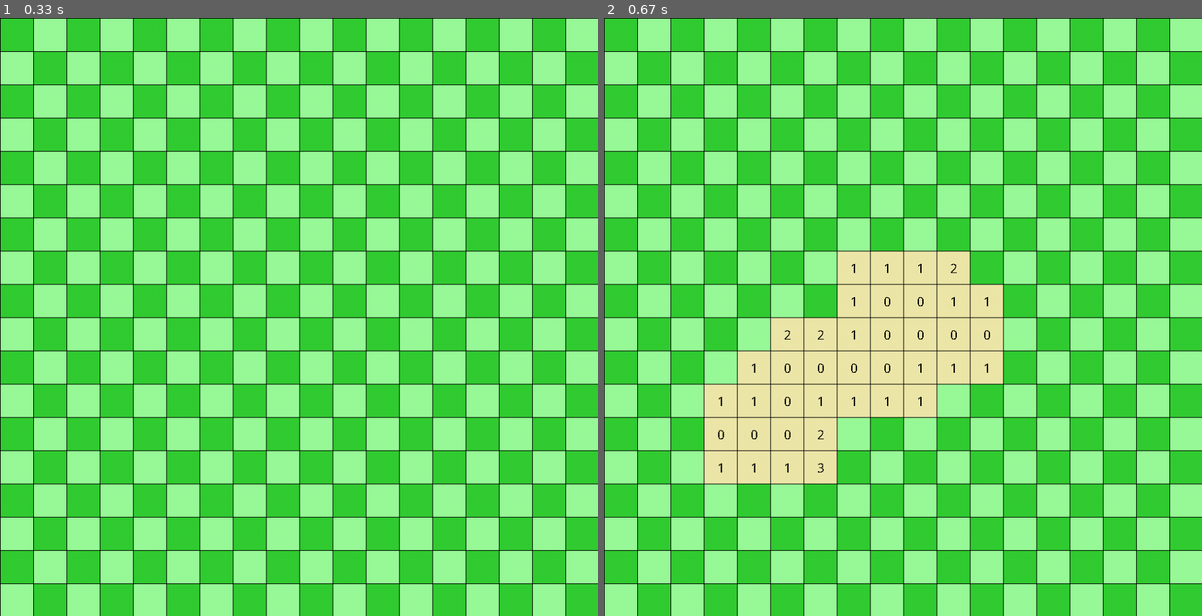
Above: before the commit, frames 1-2 (left to right).
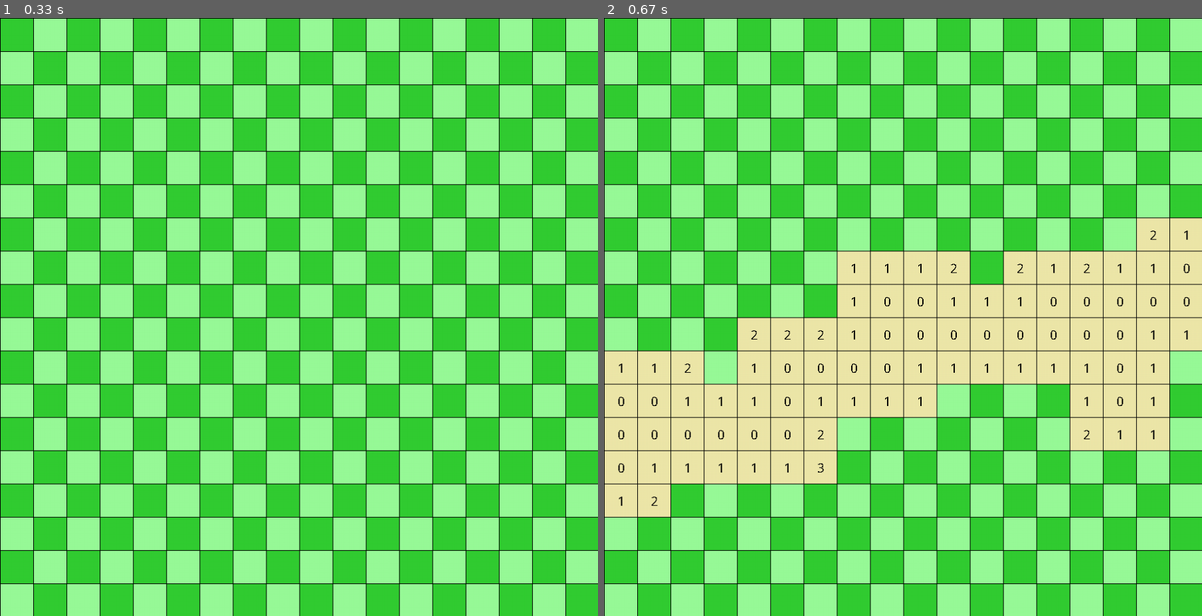
Above: after the commit, the same moments.

Repository: NotNanook/Minesweeper_gui
Game: pygame game, started from grid_pygame.py
Two runs of this game, one before a commit and one after it. Both use one fixed random seed, a clock stepped at 60 frames per second and the inputs below.
Inputs (mouse positions are in pixels of both pictures, inside the frame that each line leads up to):
- Up to frame 1 (0.33 s): no input
- Up to frame 2 (0.67 s): click (903, 317) at 0.38 s

Frame 1 is identical in both runs. In frame 2, 14% of the frame differs, in the area x 0-100%, y 33-84%.

Commit message:
Fixed Bugs

Diff:
--- a/grid_pygame.py
+++ b/grid_pygame.py
@@ -76,6 +76,7 @@
                 if field[i][j] == "0":
                     if [i, j] not in nkl and field[i][j] != "+":
                         nkl.append([i, j])
+                        print("NKL", nkl)
 
 
 #for c in field:
@@ -118,12 +119,10 @@
                 elif field[mx][my] == "0":
                     nkl = []
                     c3x3(field, mx, my)
-                    for z in range(4):
-                        for ko in nkl:
-                            mx = ko[0]
-                            my = ko[1]
-                            c3x3(field, mx, my)
-                            nkl.pop(0)
+                    for ko in nkl:
+                        mx = ko[0]
+                        my = ko[1]
+                        c3x3(field, mx, my)
 
                 else:
                     pass
